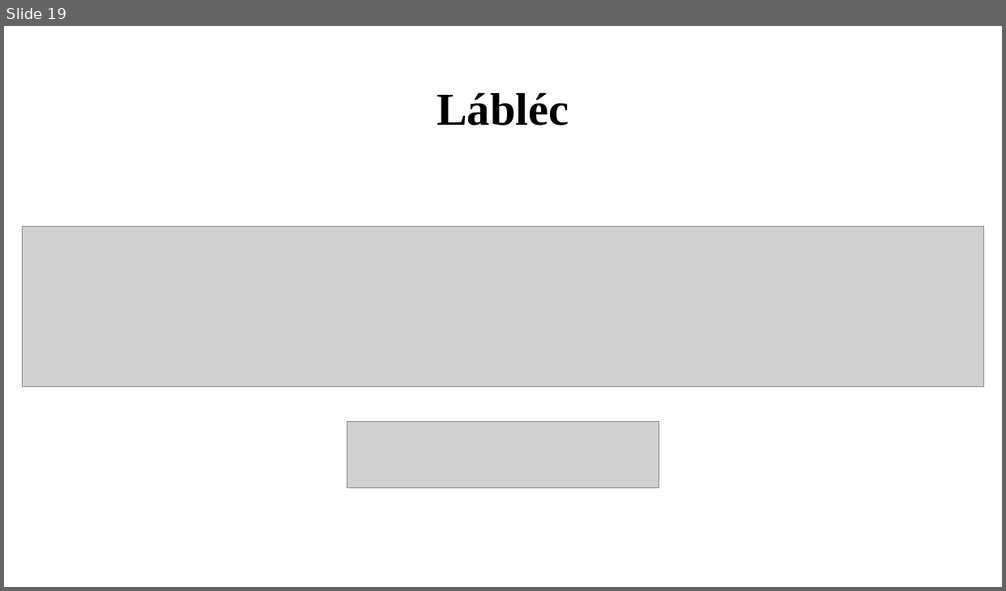
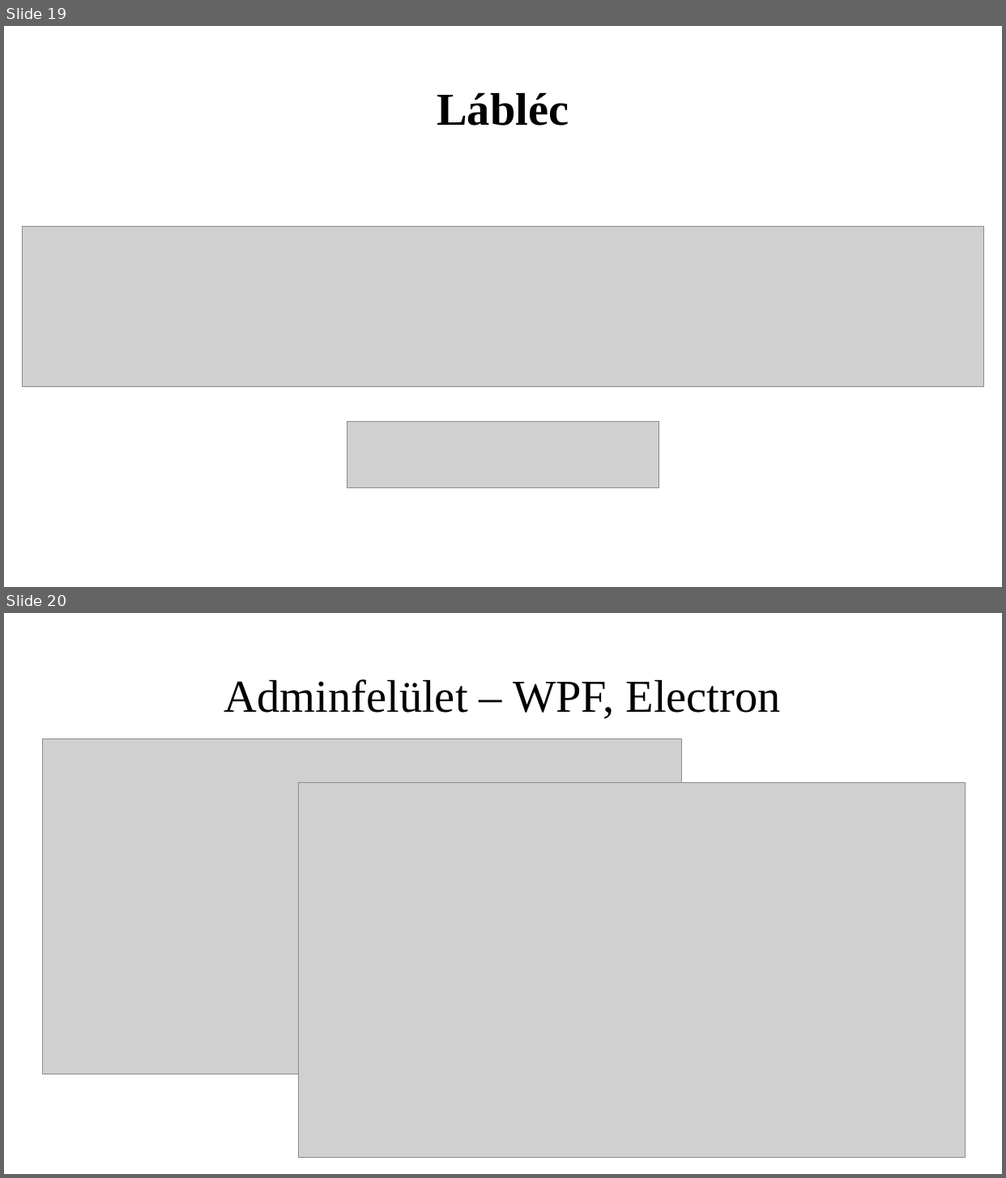
Before and after one commit to K0RN3L07/ParKing, a slide deck: Dokumentumok/ParKing-prezentacio.pptx. Shown one above the other, each under a label of ours: slide 19 before the commit, slides 19 and 20 after it. The pictures are 1006x591 and 1006x1178 pixels, drawn with LibreOffice and Linux fonts; fonts in the diff are those of the drawing; grey boxes stand for pictures. Boxes give left, top, right and bottom in pixels: in the first picture for what was removed or moved away, otherwise in the second. Text is boxed around its words. In the diff, an @@ line names an element or a change of style, - is before the commit and + after.

```diff
--- a/Dokumentumok/ParKing-prezentacio.pptx
+++ b/Dokumentumok/ParKing-prezentacio.pptx
@@ slide 20 added at (4, 613, 1002, 1174), background #FFFFFF @@
@@ title added at (224, 679, 781, 719), 44 pt, text #000000 @@
+Adminfelület – WPF, Electron
@@ picture added at (42, 739, 681, 1075) @@
@@ picture added at (298, 782, 965, 1157) @@
```
Also in this commit, not shown: 1 slide changed, 9 other slides added.
